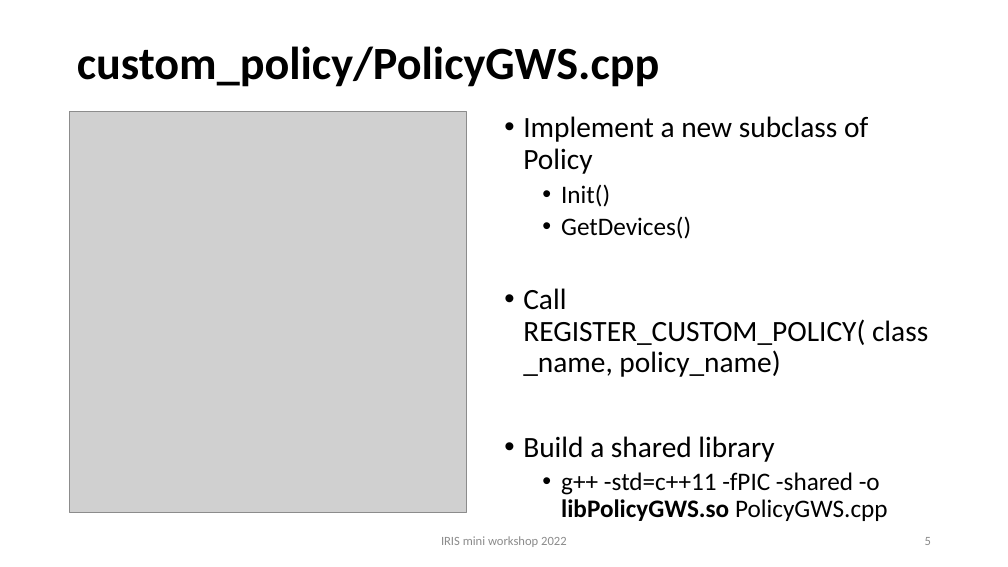
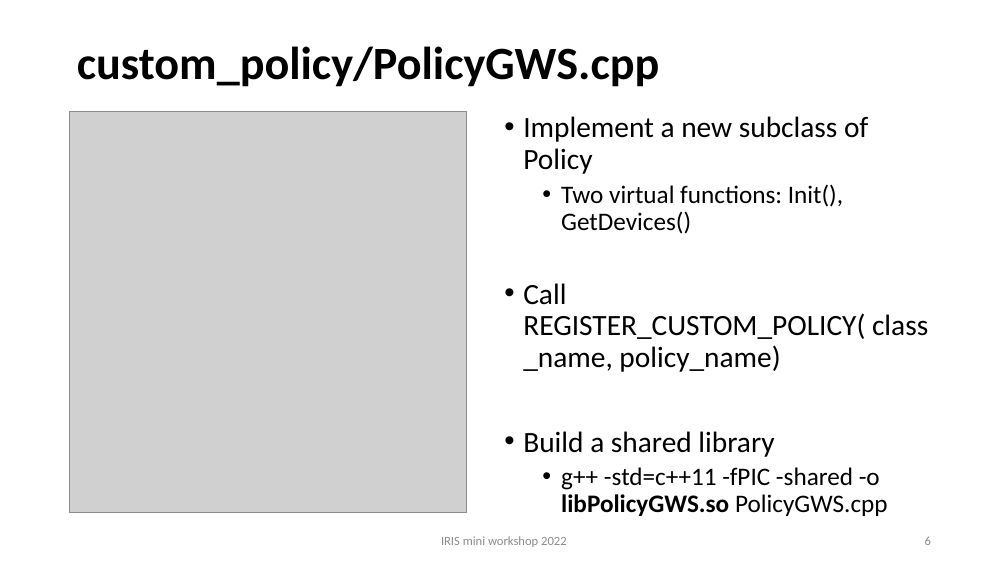
Before and after one commit to iris-programming/iris-programming.github.io, a slide deck: slide 6 of pdf/2022-miniworkshop-custompolicy.pptx (slide 5 before the commit). Drawn at 1008x567 pixels with LibreOffice and Linux fonts; fonts in the diff are those of the drawing; grey boxes stand for pictures. Boxes give left, top, right and bottom in pixels: in the first picture for what was removed or moved away, otherwise in the second. Text is boxed around its words. In the diff, an @@ line names an element or a change of style, - is before the commit and + after.

Commit message:
custompolicy

```diff
--- a/pdf/2022-miniworkshop-custompolicy.pptx
+++ b/pdf/2022-miniworkshop-custompolicy.pptx
@@ text at box(561, 184, 843, 234): text changed @@
-  • Init()
-  • GetDevices()
+  • Two virtual functions: Init(), GetDevices()
```
Also in this commit, not shown: 1 other slide changed, 2 slides added, 1 other file.
